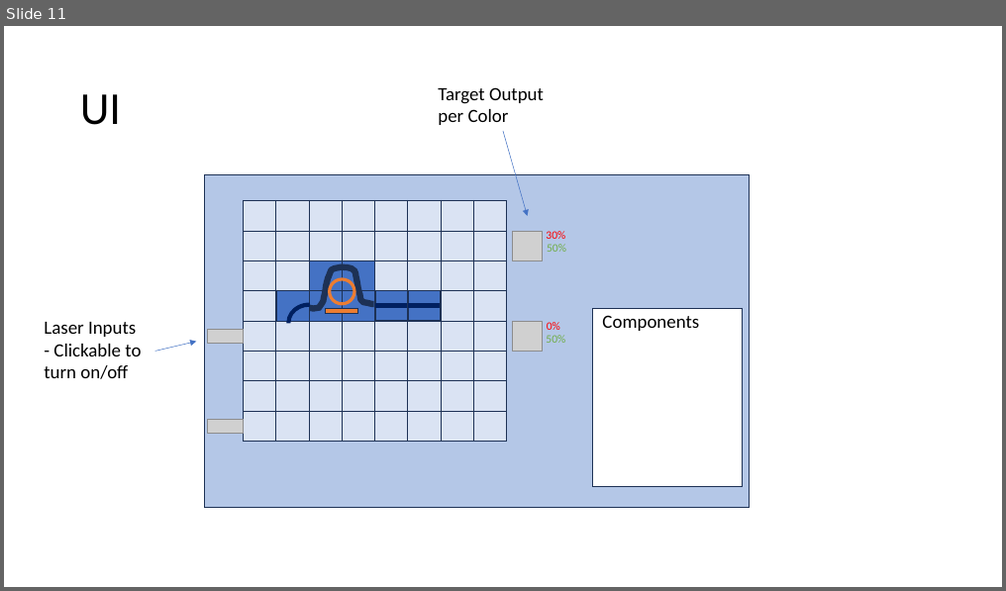
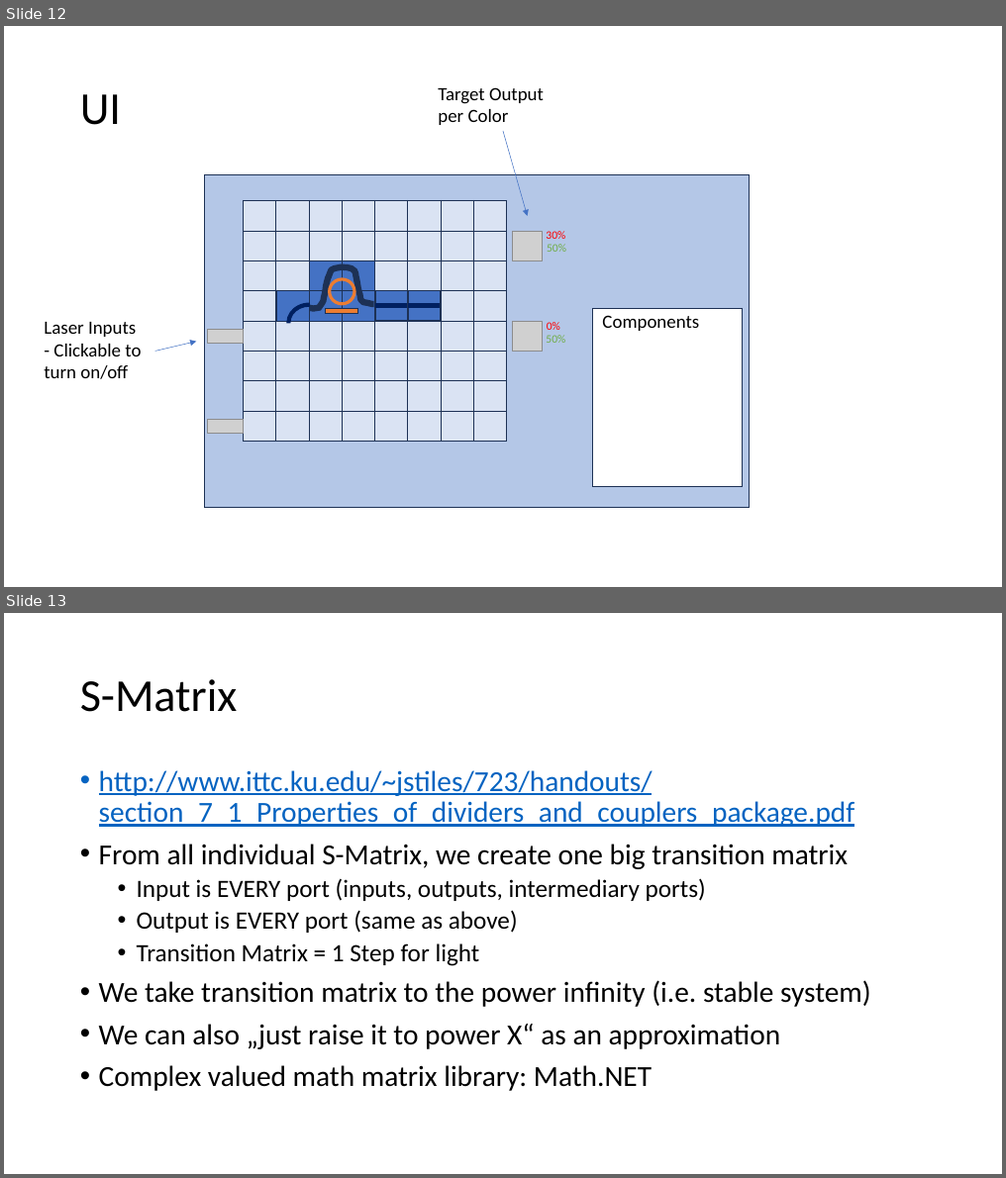
Before and after one commit to Akhetonics/Connect-A-PIC, a slide deck: Design.pptx. Shown one above the other, each under a label of ours: slide 11 before the commit, slides 12 and 13 after it. The pictures are 1006x591 and 1006x1178 pixels, drawn with LibreOffice and Linux fonts; fonts in the diff are those of the drawing; grey boxes stand for pictures. Boxes give left, top, right and bottom in pixels: in the first picture for what was removed or moved away, otherwise in the second. Text is boxed around its words. In the diff, an @@ line names an element or a change of style, - is before the commit and + after.

Commit message:
S-Matrix Concept

```diff
--- a/Design.pptx
+++ b/Design.pptx
@@ slide 13 added at (x1=4, y1=613, x2=1002, y2=1174), background #FFFFFF @@
@@ title added at (x1=80, y1=679, x2=237, y2=712), 44 pt, text #000000 @@
+S-Matrix
@@ text added at (x1=99, y1=770, x2=871, y2=1091), 28 pt, text #000000 @@
+• http://www.ittc.ku.edu/~jstiles/723/handouts/section_7_1_Properties_of_dividers_and_couplers_package.pdf
+• From all individual S-Matrix, we create one big transition matrix
+  • Input is EVERY port (inputs, outputs, intermediary ports)
+  • Output is EVERY port (same as above)
+  • Transition Matrix = 1 Step for light
+• We take transition matrix to the power infinity (i.e. stable system)
+• We can also „just raise it to power X“ as an approximation
+• Complex valued math matrix library: Math.NET
@@ what was slide 11 is now slide 12 @@
```
Also in this commit, not shown: 1 other slide added, 1 other file.
